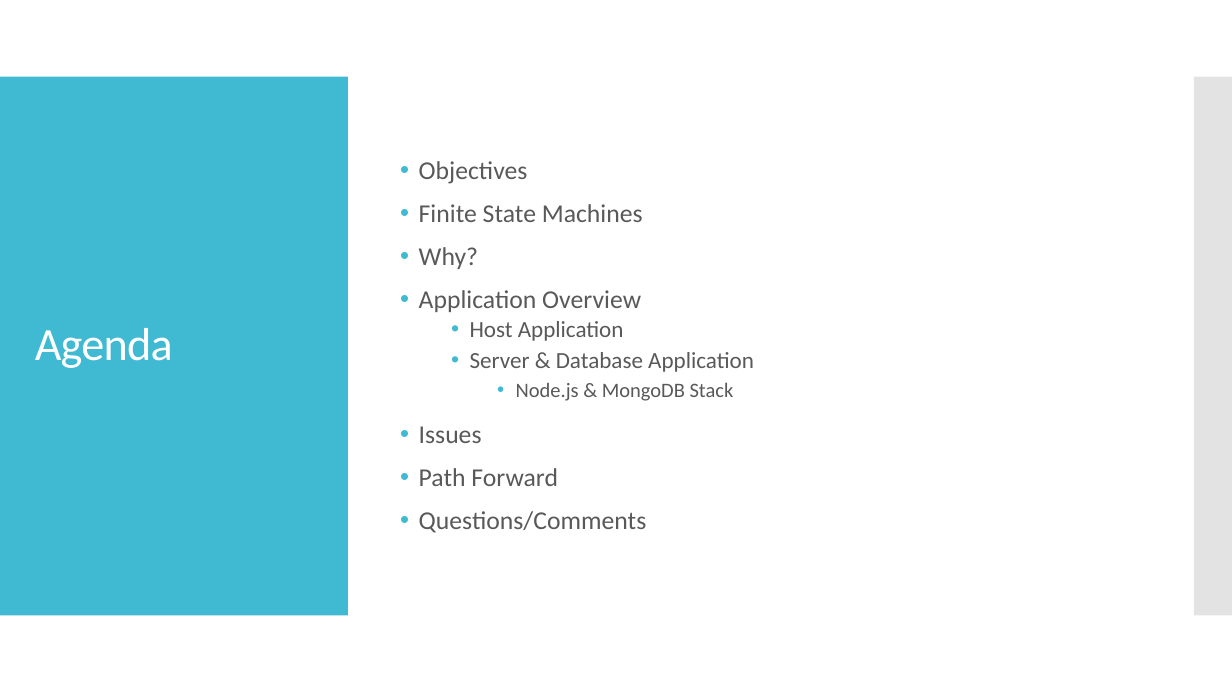
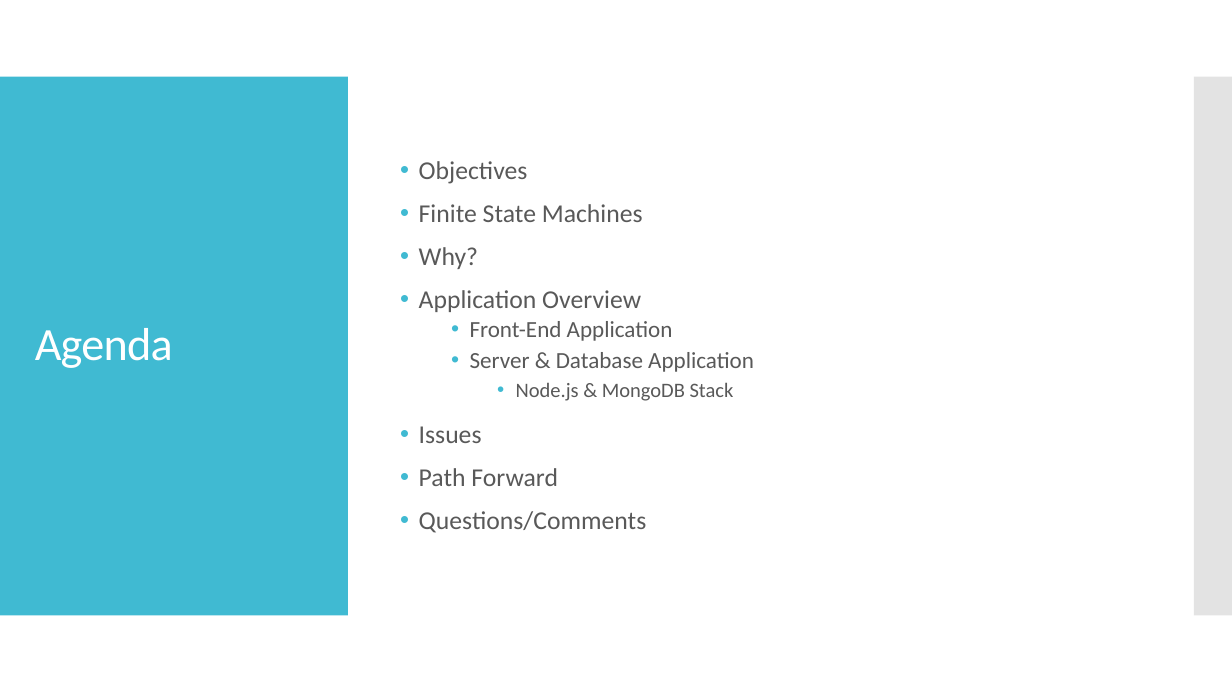
Before and after one commit to dhardin/Finite-State-Machine-Online, a slide deck: slide 2 of Presentation.pptx. Drawn at 1232x693 pixels with LibreOffice and Linux fonts; fonts in the diff are those of the drawing. Boxes give left, top, right and bottom in pixels: in the first picture for what was removed or moved away, otherwise in the second. Text is boxed around its words. In the diff, an @@ line names an element or a change of style, - is before the commit and + after.

```diff
--- a/Presentation.pptx
+++ b/Presentation.pptx
@@ text at <box>470,321,673,341</box>: text changed @@
-  • Host Application
+  • Front-End Application
```
Also in this commit, not shown: 7 other slides changed, 4 other files.
